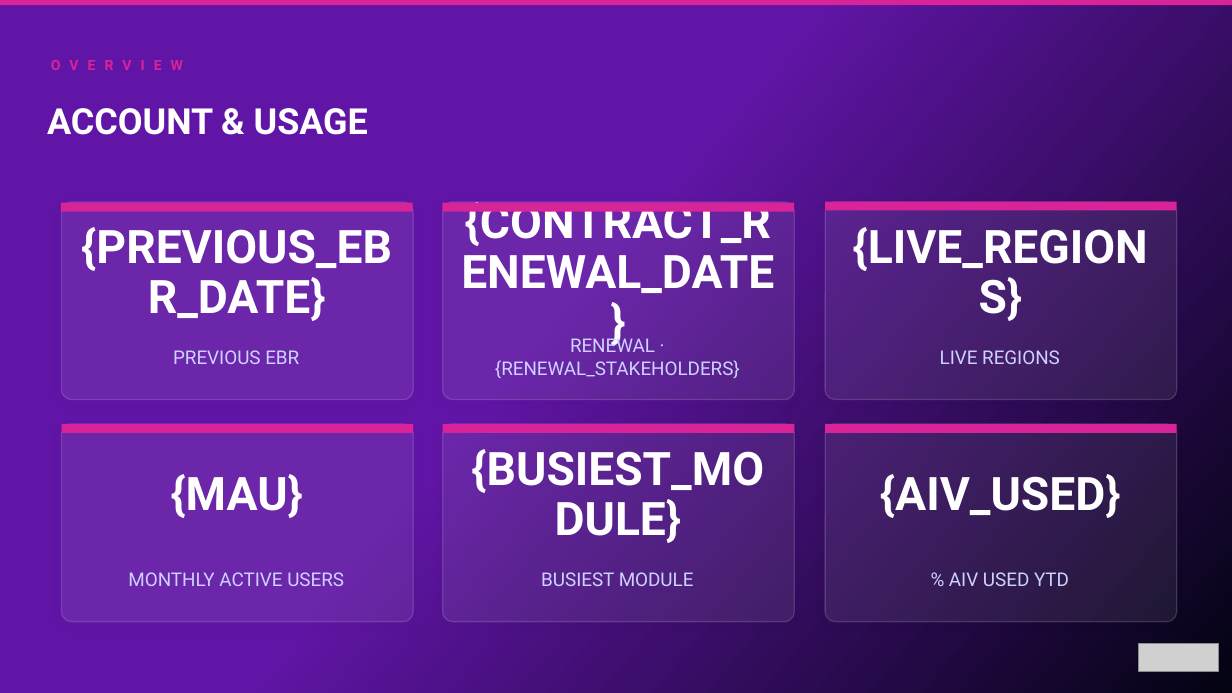
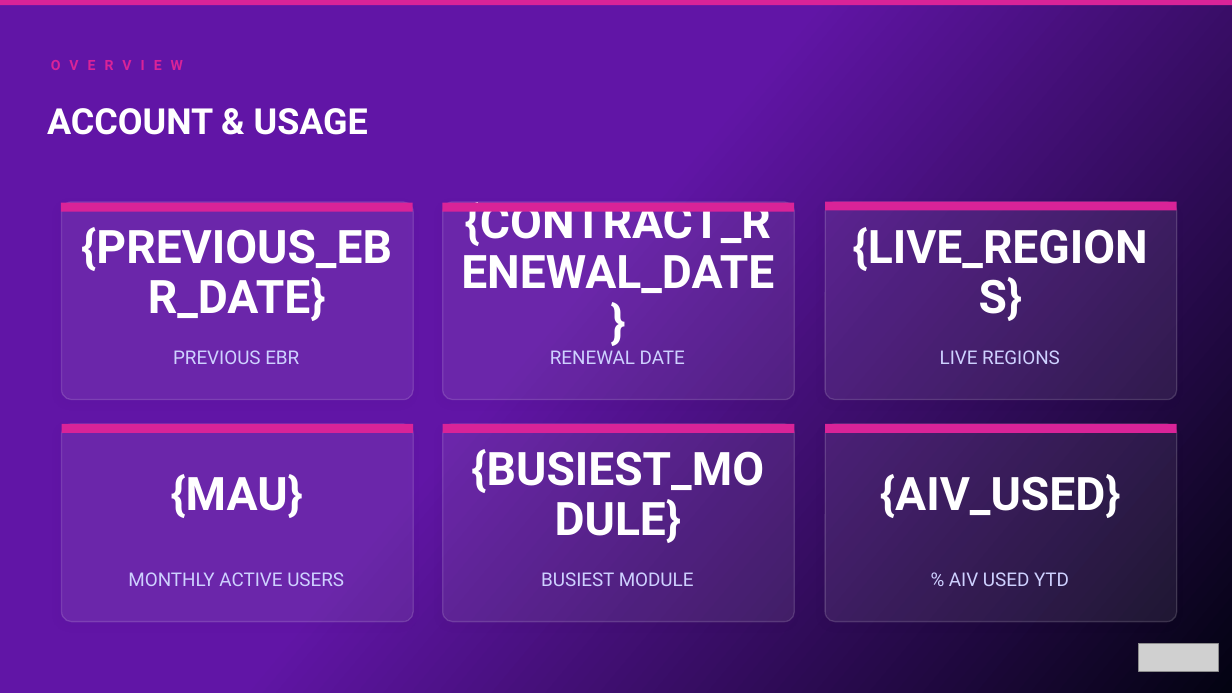
Before and after one commit to oresanniowo-beep/EBR-Gen-v2, a slide deck: slide 3 of EBR_Template.pptx. Drawn at 1232x693 pixels with LibreOffice and Linux fonts; fonts in the diff are those of the drawing; grey boxes stand for pictures. Boxes give left, top, right and bottom in pixels: in the first picture for what was removed or moved away, otherwise in the second. Text is boxed around its words. In the diff, an @@ line names an element or a change of style, - is before the commit and + after.

```diff
--- a/EBR_Template.pptx
+++ b/EBR_Template.pptx
@@ text at (550, 350, 685, 364): text changed @@
-RENEWAL · {RENEWAL_STAKEHOLDERS}
+RENEWAL DATE
```
Also in this commit, not shown: 8 other slides changed, 1 slide added, 1 slide removed.
